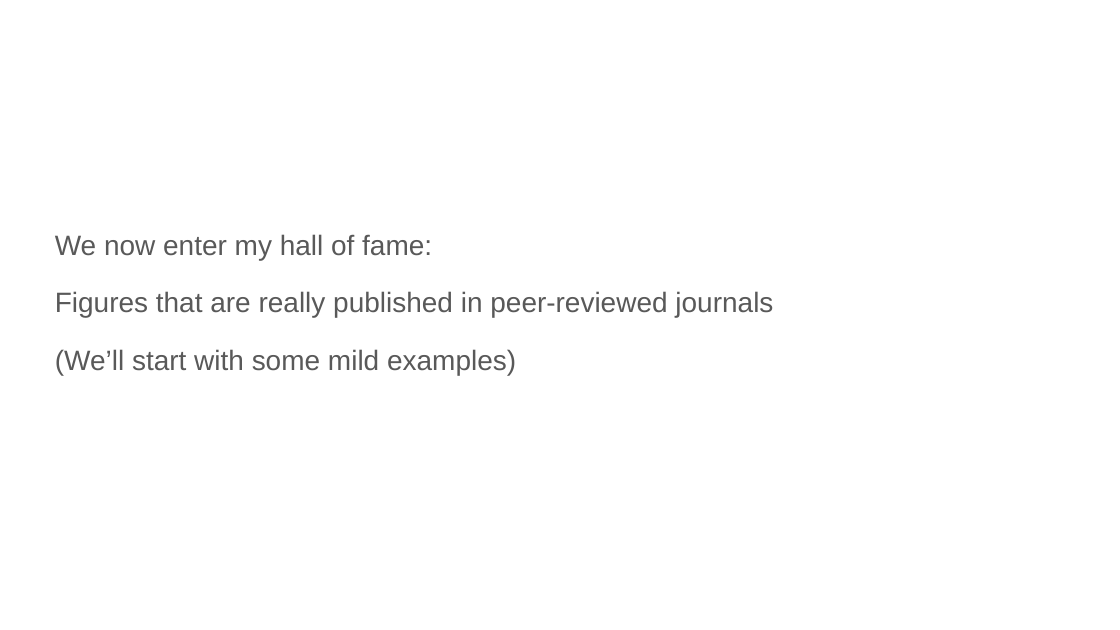
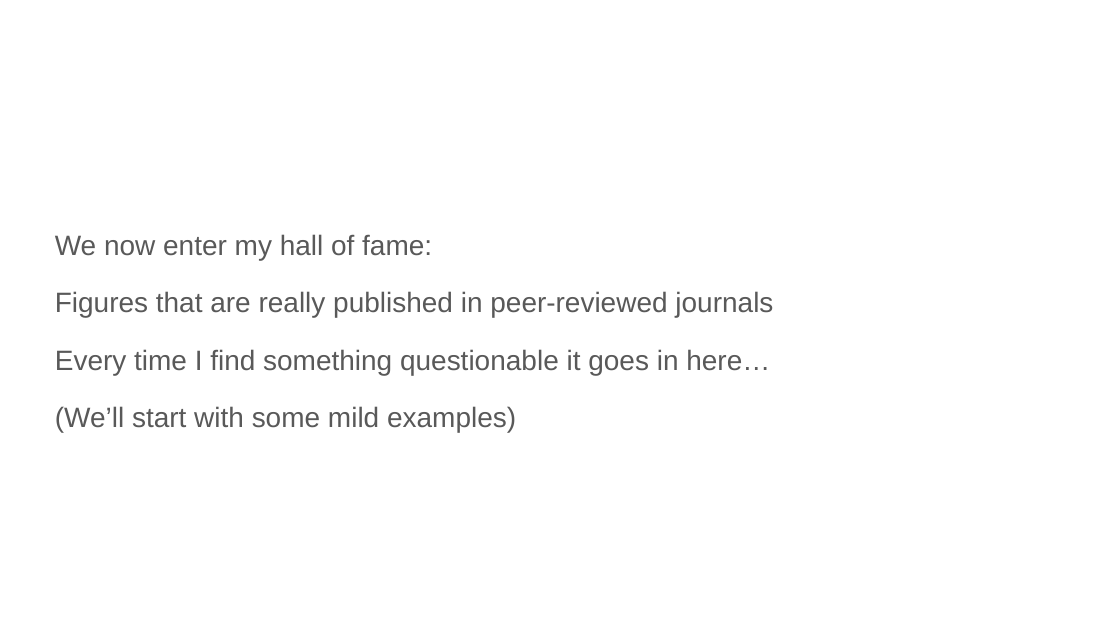
Before and after one commit to lu-harr/lu-harr.github.io, a slide deck: slide 51 of _pages/teaching/visualising_data.pptx. Drawn at 1120x630 pixels with LibreOffice and Linux fonts; fonts in the diff are those of the drawing. Boxes give left, top, right and bottom in pixels: in the first picture for what was removed or moved away, otherwise in the second. Text is boxed around its words. In the diff, an @@ line names an element or a change of style, - is before the commit and + after.

```diff
--- a/_pages/teaching/visualising_data.pptx
+++ b/_pages/teaching/visualising_data.pptx
@@ text at (55,349,770,375): paragraph added @@
+Every time I find something questionable it goes in here…
```
Also in this commit, not shown: 1 slide added, 7 other files.
